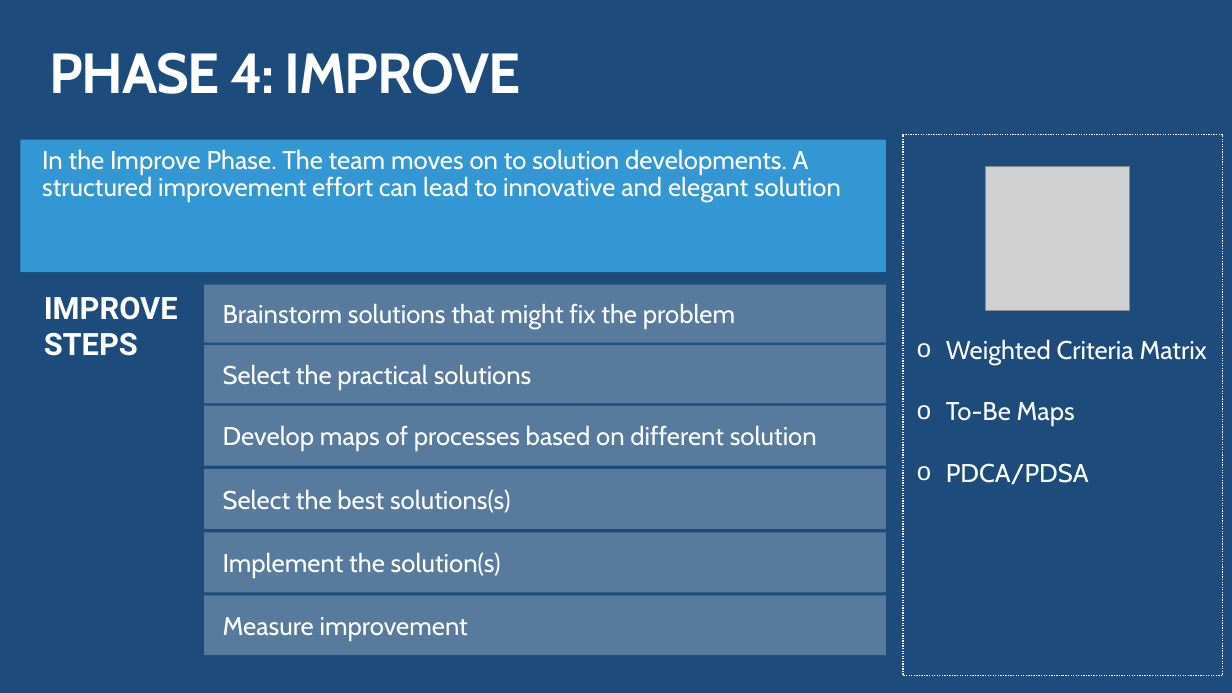
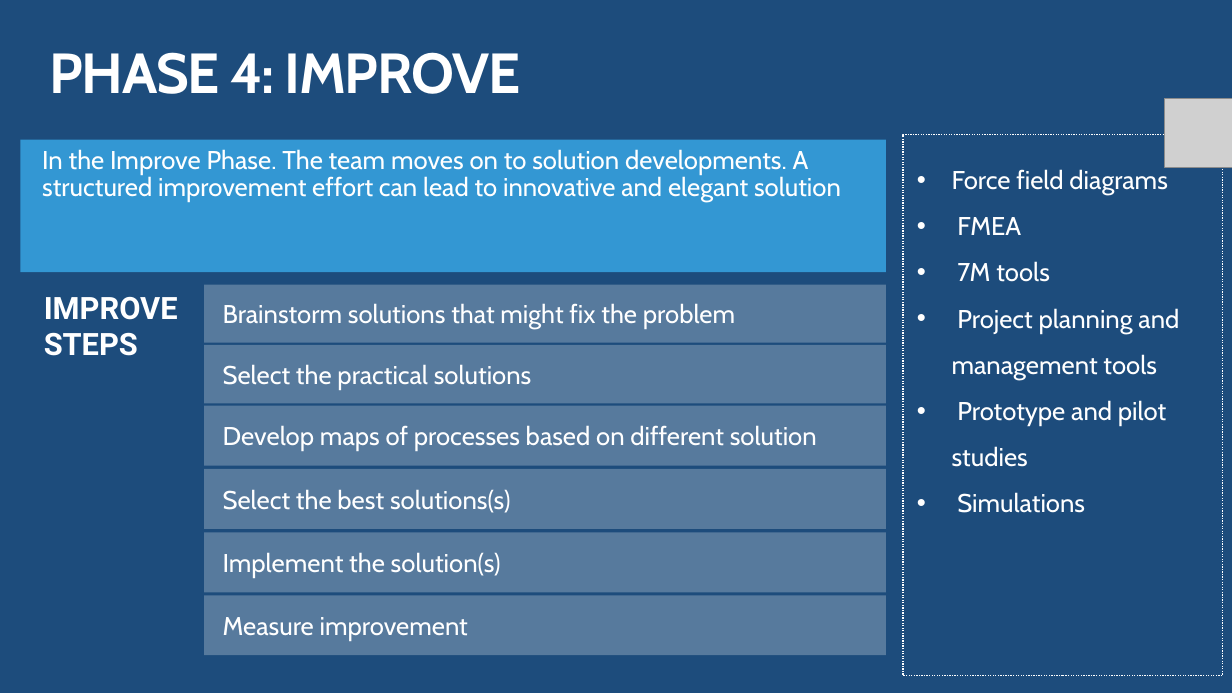
Before and after one commit to daotk/cdkpt, a slide deck: slide 24 of SPQM/Team Assignment/Team Assignment 02/K16T1-Team15-Team Assignment2/K16T1-Team15-Team Assignment2-Presentation.pptx. Drawn at 1232x693 pixels with LibreOffice and Linux fonts; fonts in the diff are those of the drawing; grey boxes stand for pictures. Boxes give left, top, right and bottom in pixels: in the first picture for what was removed or moved away, otherwise in the second. Text is boxed around its words. In the diff, an @@ line names an element or a change of style, - is before the commit and + after.

```diff
--- a/SPQM/Team Assignment/Team Assignment 02/K16T1-Team15-Team Assignment2/K16T1-Team15-Team Assignment2-Presentation.pptx
+++ b/SPQM/Team Assignment/Team Assignment 02/K16T1-Team15-Team Assignment2/K16T1-Team15-Team Assignment2-Presentation.pptx
@@ picture: place and size @@
-picture at <box>986,166,1130,311</box>
+picture at <box>1165,99,1232,167</box>
@@ text in rectangle at <box>952,169,1179,513</box>: text changed @@
-o Weighted Criteria Matrix
-o To-Be Maps
-o PDCA/PDSA
+• Force field diagrams
+• FMEA
+• 7M tools
+• Project planning and management tools
+• Prototype and pilot studies
+• Simulations
```
Also in this commit, not shown: 6 other slides changed.
